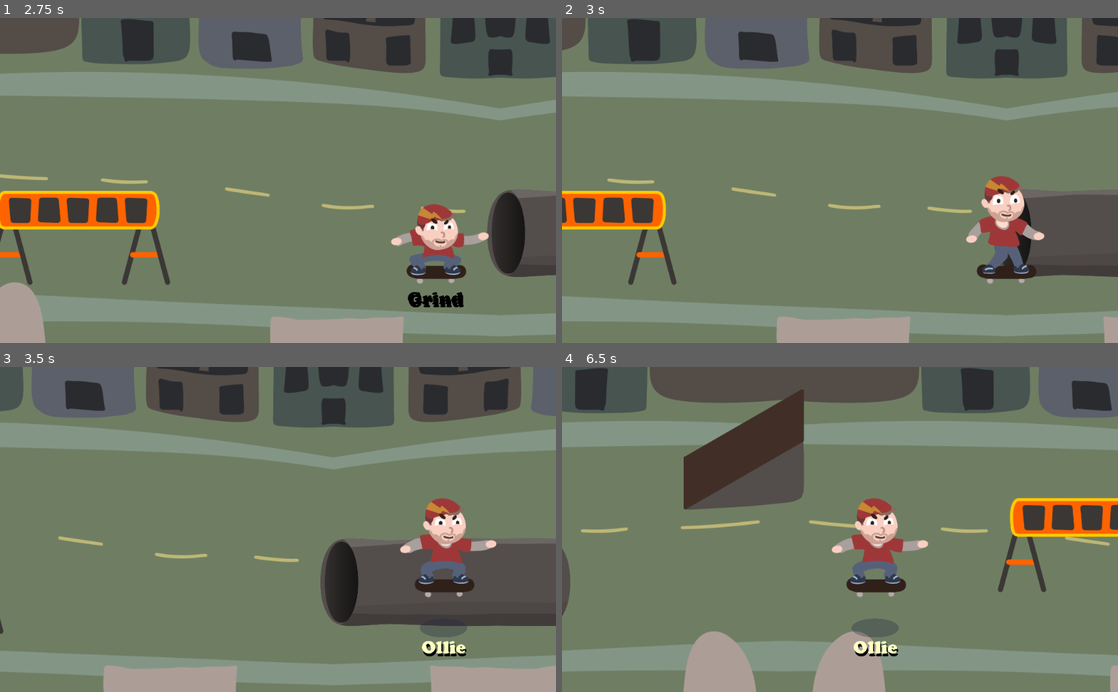
Above: before the commit, frames 1-4 (two rows, left to right).
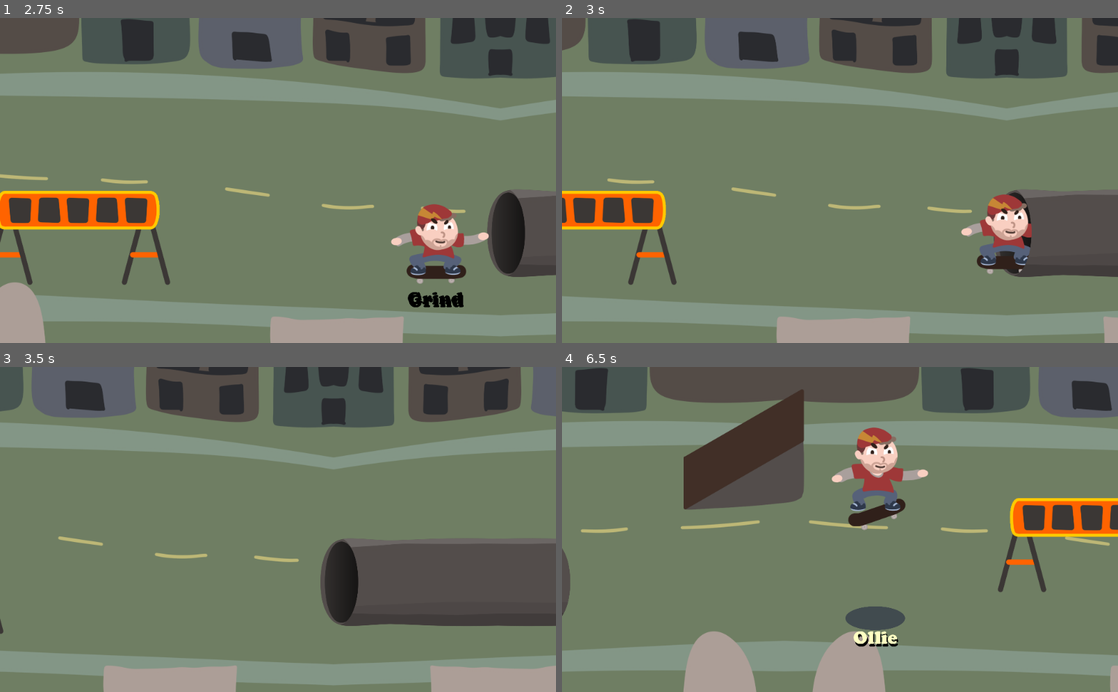
Above: after the commit, the same moments.

Repository: proximadams/The-Radical-Adventures-of-Chris-Pointon
Game: Godot game, scene res://scenes/Level.tscn
Two runs of this game, one before a commit and one after it. Both use one fixed random seed, a clock stepped at 60 frames per second and the inputs below.
Inputs:
- Up to frame 1 (2.75 s): hold D (move_right) 0.53-1.28 s; hold Down (shift_crouch) 0.53-1.28 s; tap Up (shift_jump) at 0.77, 1.52 s; hold Left (shift_back) 1.28-2.03 s; tap Down (shift_crouch) at 1.35 s; hold D (move_right) from 2.03 s (still down); hold Down (shift_crouch) from 2.03 s (still down)
- Up to frame 2 (3 s): release D (move_right) at 2.78 s; release Down (shift_crouch) at 2.78 s; hold Right (shift_forward) from 2.78 s (still down); tap Down (shift_crouch) at 2.85 s
- Up to frame 3 (3.5 s): keep holding Right (shift_forward); tap Up (shift_jump) at 3.02 s
- Up to frame 4 (6.5 s): release Right (shift_forward) at 3.53 s; hold Down (shift_crouch) 3.53-4.28 s; hold A (move_left) 3.53-5.03 s; tap Up (shift_jump) at 3.77, 4.52, 6.02 s; tap Down (shift_crouch) at 4.35, 5.85 s; hold Left (shift_back) 5.03-5.78 s; hold Down (shift_crouch) 5.03-5.78 s; hold D (move_right) from 5.78 s (still down)

Frame 1 is identical in both runs. In frame 2, 2.3% of the frame differs, in the area x 71-87%, y 48-82%; in frame 3, 2.8%; in frame 4, 5.2%, in the area x 48-66%, y 18-90%.

Commit message:
enter/exit tube and fix combos

Diff:
--- a/code/Player.gd
+++ b/code/Player.gd
@@ -9,6 +9,7 @@
 onready var animHurt : AnimationPlayer = $HurtAnimationPlayer
 
 var crounchWindowTimer         := CROUNCH_WINDOW_TIME
+var isInTube                   := false
 var isTryingToEndGrind         := false
 var timeSinceInputShiftBack    := 1000.0
 var timeSinceInputShiftCrouch  := 1000.0
@@ -35,7 +36,7 @@
 func _process(delta: float) -> void:
 	# shifting weight and jumping
 	if not anim.current_animation.begins_with('jump'):
-		if _check_release_shift() and not anim.current_animation.begins_with('grind_end'):
+		if _check_release_shift() and not anim.current_animation.begins_with('grind_end') and not isInTube:
 			if Input.is_action_just_released('shift_crouch'):
 				if _check_is_grinding():
 					anim.play('grind_uncrouch')
@@ -62,7 +63,7 @@
 					var currentTime = anim.current_animation_position
 					anim.play('ramp_crouch')
 					anim.seek(currentTime)
-		elif not anim.current_animation.begins_with('grind_end'):
+		elif not anim.current_animation.begins_with('grind_end') and not isInTube:
 			if Input.is_action_just_pressed('shift_jump'):
 				if 0.0 < crounchWindowTimer:
 					if _check_is_grinding():
@@ -109,14 +110,14 @@
 			Input.get_action_strength('move_right') - Input.get_action_strength('move_left'),
 			Input.get_action_strength('move_down') - Input.get_action_strength('move_up')
 		)
-		if _check_is_grinding():
+		if _check_is_grinding() or isInTube:
 			movementDirection.y = 0.0
 		movementDirection = movementDirection.normalized()
 		position += movementDirection * delta * SPEED
 
 	# tricks
 	_listen_for_trick_inputs(delta)
-	if (anim.current_animation == 'shift_back' or anim.current_ …(456 unchanged characters)… urn_180_ftb' and not _check_is_on_ramp():
+	if (anim.current_animation == 'shift_back' or anim.current_ …(456 unchanged characters)… urn_180_ftb' and not _check_is_on_ramp() and not isInTube:
 		if _check_is_grinding():
 			anim.play('grind_turn_180_ftb')
 			anim.queue('grind_forward_hold')
@@ -124,7 +125,7 @@
 			anim.play('turn_180_ftb')
 			anim.queue('idle')
 	timeSinceStartedGrind += delta
-	if isTryingToEndGrind and MIN_GRIND_TIME < timeSinceStartedGrind and not _check_is_on_ramp():
+	if isTryingToEndGrind and MIN_GRIND_TIME < timeSinceStartedGrind and not _check_is_on_ramp() and not isInTube:
 		isTryingToEndGrind = false
 		anim.play('grind_end')
 		anim.queue('idle')
@@ -154,6 +155,8 @@
 				anim.play('grind_end_jump_high_360_late')
 			else:
 				anim.play('grind_end_jump_high_360')
+				timeSinceInputShiftBack = 1000.0
+				timeSinceInputShiftForward = 1000.0
 		elif anim.current_animation == 'grind_end_jump_high_360':
 			anim.play('grind_end_jump_high_720')
 		elif anim.current_animation == 'grind_end_jump_high_kickflip':
@@ -171,6 +174,8 @@
 				anim.play('grind_end_jump_high_kickflip_late')
 			else:
 				anim.play('grind_end_jump_high_kickflip')
+				timeSinceInputShiftCrouch = 1000.0
+				timeSinceInputShiftJump = 1000.0
 		elif anim.current_animation == 'grind_end_jump_high_kickflip':
 			anim.play('grind_end_jump_high_kickflip_kickflip')
 		elif anim.current_animation == 'grind_end_jump_high_360':
@@ -187,8 +192,9 @@
 	return hasReleased and pressingNothing and not anim.current_animation.begins_with('turn')
 
 func hurt_me() -> void:
-	animHurt.play('hurt')
-	animHurt.queue('normal')
+	if not isInTube:
+		animHurt.play('hurt')
+		animHurt.queue('normal')
 
 func go_on_ramp() -> void:
 	if Input.is_action_pressed('shift_crouch'):
@@ -209,7 +215,7 @@
 
 func try_start_grind(positionY: float) -> void:
 	isTryingToEndGrind = false
-	if anim.current_animation == 'jump_high' or anim.current_animation == 'grind_end_jump_high':
+	if anim.current_animation == 'jump_high' or anim.current_animation == 'grind_end_jump_high' or anim.current_animation == 'grind_end_jump_high_kickflip' or anim.current_animation == 'grind_end_jump_high_360':
 		timeSinceStartedGrind = 0.0
 		global_position.y = positionY
 		anim.play('grind_forward')
@@ -222,6 +228,16 @@
 	if not anim.current_animation.begins_with('grind_end'):
 		isTryingToEndGrind = true
 
+func enter_tube() -> void:
+	isInTube = true
+	anim.play('hold_crouch')
+
+func exit_tube() -> void:
+	isInTube = false
+	if not Input.is_action_pressed('shift_crouch'):
+		anim.play('shift_uncrouch')
+		anim.queue('idle')
+
 func _check_is_grinding() -> bool:
 	return (anim.current_animation == 'grind_back' or anim.current_animation == 'grind_forward' or anim.current_animation == 'grind_crouch' or anim.current_animation == 'grind_uncrouch' or anim.current_animation == 'grind_turn_180_ftb' or anim.current_animation == 'grind_forward_hold')
 
--- /dev/null
+++ b/code/Tube.gd
@@ -0,0 +1,20 @@
+extends Sprite
+
+var isInTube := false
+
+onready var player = get_tree().get_root().find_node('Player', true, false)
+
+func _ready() -> void:
+	$TubeFront/EnterArea.connect('area_entered', self, '_try_enter_tube')
+	$TubeFront/ExitArea.connect('area_exited', self, '_try_exit_tube')
+
+func _try_enter_tube(area: Area2D) -> void:
+	if area.name == 'PlayerHurtableArea' and Input.is_action_pressed('shift_crouch'):
+		isInTube = true
+		player.enter_tube()
+		player.global_position.y = global_position.y + 60.0
+
+func _try_exit_tube(area: Area2D) -> void:
+	if area.name == 'PlayerHurtableArea':
+		isInTube = false
+		player.exit_tube()
--- a/scenes/Level.tscn
+++ b/scenes/Level.tscn
@@ -15,14 +15,30 @@
 [ext_resource path="res://code/HazardousArea.gd" type="Script" id=13]
 [ext_resource path="res://images/chris/LegsSheet.png" type="Texture" id=14]
 [ext_resource path="res://images/chris/UpperSheet.png" type="Texture" id=15]
+[ext_resource path="res://code/GrindableArea.gd" type="Script" id=16]
 [ext_resource path="res://code/PlayerGrindArea.gd" type="Script" id=17]
 [ext_resource path="res://fonts/CooperBlack-Std.ttf" type="DynamicFontData" id=18]
 [ext_resource path="res://code/TrickAnimationPlayer.gd" type="Script" id=19]
 [ext_resource path="res://code/OnboardRampArea.gd" type="Script" id=20]
+[ext_resource path="res://code/Tube.gd" type="Script" id=21]
 
 [sub_resource type="CapsuleShape2D" id=12]
 radius = 60.0
 height = 164.0
+
+[sub_resource type="RectangleShape2D" id=72]
+extents = Vector2( 800, 10 )
+
+[sub_resource type="CapsuleShape2D" id=75]
+radius = 20.0
+height = 100.0
+
+[sub_resource type="CapsuleShape2D" id=74]
+radius = 20.0
+height = 100.0
+
+[sub_resource type="RectangleShape2D" id=76]
+extents = Vector2( 750, 50 )
 
 [sub_resource type="RectangleShape2D" id=70]
 extents = Vector2( 4, 70 )
@@ -1090,10 +1106,10 @@
 tracks/11/imported = false
 tracks/11/enabled = true
 tracks/11/keys = {
-"times": PoolRealArray( 0 ),
-"transitions": PoolRealArray( 1 ),
-"update": 1,
-"values": [ true ]
+"times": PoolRealArray( 0, 1, 1.15 ),
+"transitions": PoolRealArray( 1, 1, 1 ),
+"update": 1,
+"values": [ true, false, true ]
 }
 tracks/12/type = "method"
 tracks/12/path = NodePath(".")
@@ -1767,10 +1783,10 @@
 tracks/11/imported = false
 tracks/11/enabled = true
 tracks/11/keys = {
-"times": PoolRealArray( 0 ),
-"transitions": PoolRealArray( 1 ),
-"update": 1,
-"values": [ true ]
+"times": PoolRealArray( 0, 1, 1.15 ),
+"transitions": PoolRealArray( 1, 1, 1 ),
+"update": 1,
+"values": [ true, false, true ]
 }
 tracks/12/type = "method"
 tracks/12/path = NodePath(".")
@@ -3228,6 +3244,47 @@
 "values": [ 8 ]
 }
 
+[sub_resource type="Animation" id=77]
+resource_name = "hold_crouch"
+length = 0.2
+loop = true
+tracks/0/type = "value"
+tracks/0/path = NodePath("Chris/Upper:frame")
+tracks/0/interp = 1
+tracks/0/loop_wrap = true
+tracks/0/imported = false
+tracks/0/enabled = true
+tracks/0/keys = {
+"times": PoolRealArray( 0 ),
+"transitions": PoolRealArray( 1 ),
+"update": 1,
+"values": [ 5 ]
+}
+tracks/1/type = "value"
+tracks/1/path = NodePath("Chris/Skateboard:frame")
+tracks/1/interp = 1
+tracks/1/loop_wrap = true
+tracks/1/imported = false
+tracks/1/enabled = true
+tracks/1/keys = {
+"times": PoolRealArray( 0 ),
+"transitions": PoolRealArray( 1 ),
+"update": 1,
+"values": [ 0 ]
+}
+tracks/2/type = "value"
+tracks/2/path = NodePath("Chris/Legs:frame")
+tracks/2/interp = 1
+tracks/2/loop_wrap = true
+tracks/2/imported = false
+tracks/2/enabled = true
+tracks/2/keys = {
+"times": PoolRealArray( 0 ),
+"transitions": PoolRealArray( 1 ),
+"update": 1,
+"values": [ 6 ]
+}
+
 [sub_resource type="Animation" id=29]
 resource_name = "hold_forward"
 length = 0.15
@@ -5199,17 +5256,44 @@
 texture = ExtResource( 4 )
 flip_h = true
 
-[node name="PipeBack" type="Sprite" parent="Background/Group2"]
+[node name="Tube" type="Sprite" parent="Background/Group2"]
 position = Vector2( 278, 412 )
 scale = Vector2( 0.35, 0.35 )
 texture = ExtResource( 6 )
-
-[node name="PipeFront" type="Sprite" parent="Background/Group2/PipeBack"]
+script = ExtResource( 21 )
+
+[node name="TubeFront" type="Sprite" parent="Background/Group2/Tube"]
 position = Vector2( -0.000244141, 0 )
 z_index = 3
 texture = ExtResource( 8 )
 script = ExtResource( 1 )
 offsetY = 70.0
+
+[node name="GrindableArea" type="Area2D" parent="Background/Group2/Tube/TubeFront"]
+script = ExtResource( 16 )
+
+[node name="CollisionShape2D" type="CollisionShape2D" parent="Background/Group2/Tube/TubeFront/GrindableArea"]
+position = Vector2( 45.7144, -251.429 )
+shape = SubResource( 72 )
+
+[node name="EnterArea" type="Area2D" parent="Background/Group2/Tube/TubeFront"]
+
+[node name="CollisionShape2D" type="CollisionShape2D" parent="Background/Group2/Tube/TubeFront/EnterArea"]
+position = Vector2( -868.571, 45.714 )
+shape = SubResource( 75 )
+
+[node name="ExitArea" type="Area2D" parent="Background/Group2/Tube/TubeFront"]
+
+[node name="CollisionShape2D" type="CollisionShape2D" parent="Background/Group2/Tube/TubeFront/ExitArea"]
+position = Vector2( 937.144, 45.714 )
+shape = SubResource( 74 )
+
+[node name="HazardousArea" type="Area2D" parent="Background/Group2/Tube/TubeFront"]
+script = ExtResource( 13 )
+
+[node name="CollisionShape2D" type="CollisionShape2D" parent="Background/Group2/Tube/TubeFront/HazardousArea"]
+position = Vector2( 45.7144, 91.4282 )
+shape = SubResource( 76 )
 
 [node name="Ramp" type="Node2D" parent="Background/Group2"]
 position = Vector2( 939, 229 )
@@ -5299,6 +5383,7 @@
 anims/grind_turn_180_ftb = SubResource( 49 )
 anims/grind_uncrouch = SubResource( 51 )
 anims/hold_back = SubResource( 30 )
+anims/hold_crouch = SubResource( 77 )
 anims/hold_forward = SubResource( 29 )
 anims/idle = SubResource( 18 )
 anims/jump_high = SubResource( 19 )
Not shown: 1 places in scenes/Level.tscn that only renumber resources
